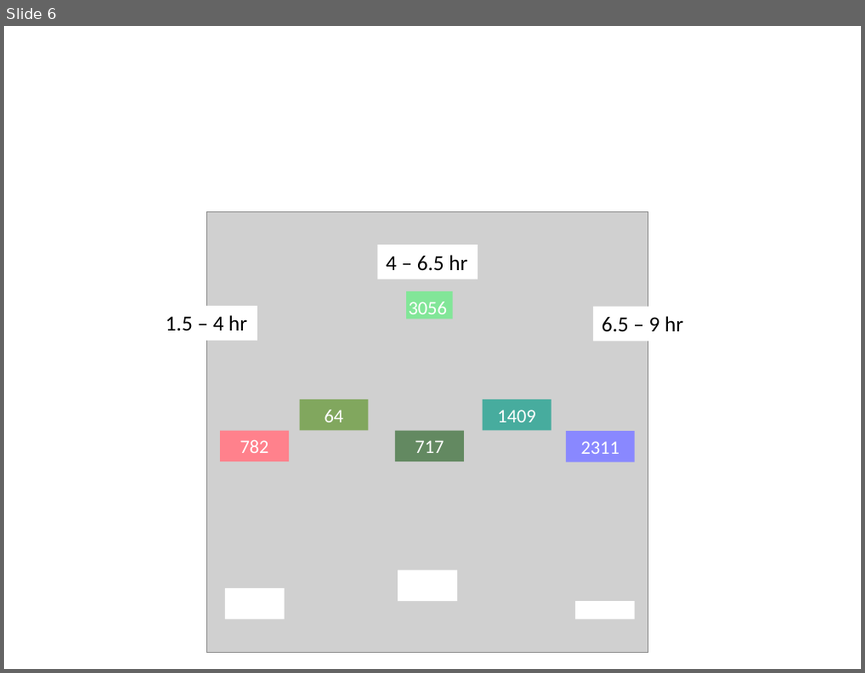
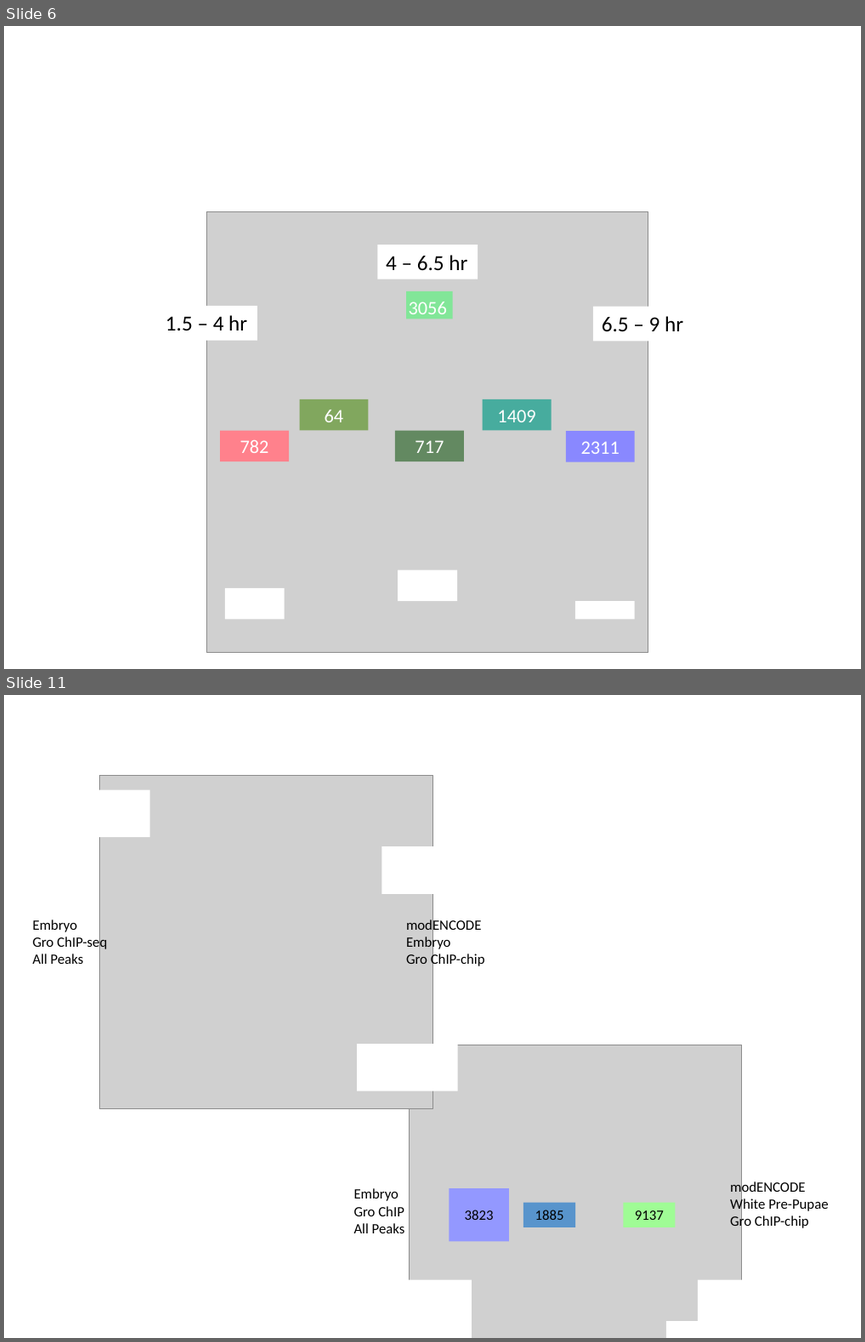
Before and after one commit to mdchambers/dissertation, a slide deck: presentations/defense_unused.pptx. Shown one above the other, each under a label of ours: slide 6 before the commit, slides 6 and 11 after it; the slides between them are not shown. The pictures are 865x673 and 865x1342 pixels, drawn with LibreOffice and Linux fonts; fonts in the diff are those of the drawing; grey boxes stand for pictures. Boxes give left, top, right and bottom in pixels: in the first picture for what was removed or moved away, otherwise in the second. Text is boxed around its words. In the diff, an @@ line names an element or a change of style, - is before the commit and + after.

```diff
--- a/presentations/defense_unused.pptx
+++ b/presentations/defense_unused.pptx
@@ slide 11 added at (4, 695, 861, 1338), background #FFFFFF @@
@@ group added at (33, 776, 485, 1109): 3 rectangles, 2 texts, 1 picture @@
+Embryo
+Gro ChIP-seq
+All Peaks
+modENCODE
+Embryo
+Gro ChIP-chip
@@ group added at (354, 1044, 828, 1338): 6 rectangles, 2 texts, 1 picture @@
+Embryo
+Gro ChIP
+All Peaks
+3823
+1885
+9137
+modENCODE
+White Pre-Pupae
+Gro ChIP-chip
```
Also in this commit, not shown: 9 other slides added, 1 slide removed, 4 other files.
